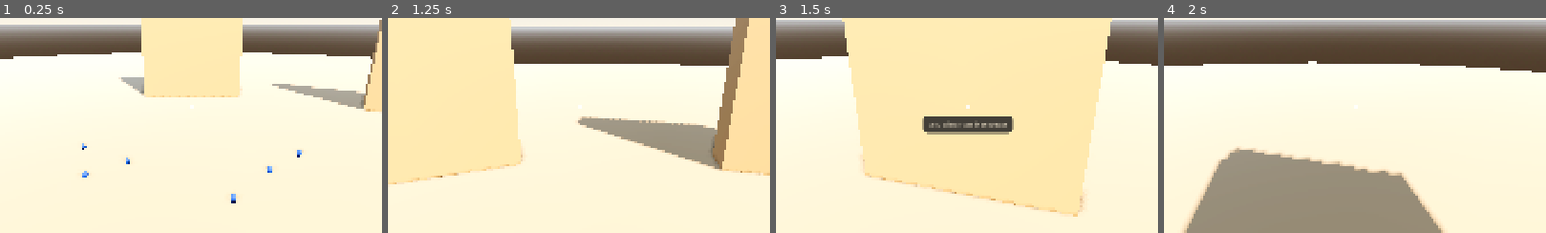
Above: before the commit, frames 1-4 (left to right).
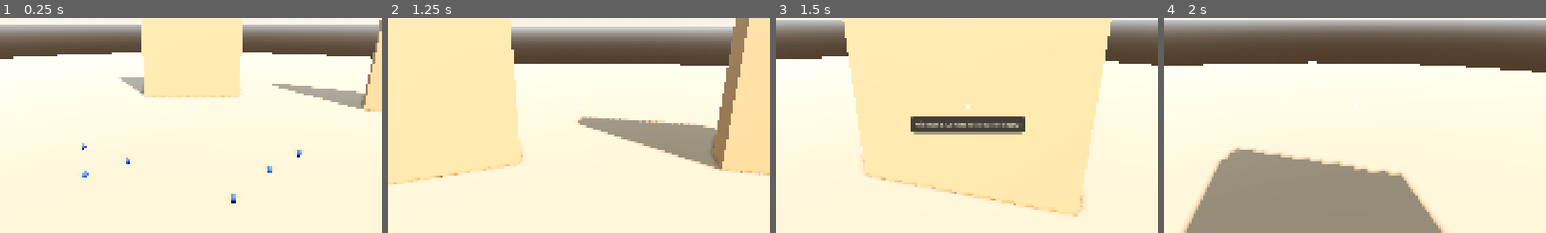
Above: after the commit, the same moments.

Repository: JS-Marinn/the-grand-eggsposition
Game: Godot game, scene res://scenes/main/game.tscn
Same seed, same stepped clock (60 frames per second), same inputs: the game is played once before the commit and once after it.
Inputs (mouse positions are % of the whole screen's width and height, from its top left):
- Up to frame 1 (0.25 s): no input
- Up to frame 2 (1.25 s): tap Enter at 0.5 s; move the mouse to (55, 50) at 0.52 s; press the mouse at (55, 50) at 0.53 s; hold W (move_forward) from 0.53 s (still down)
- Up to frame 3 (1.5 s): keep holding W (move_forward); move the mouse to (45, 50) at 1.27 s; release the mouse at (45, 50) at 1.28 s; tap Q (resonance_chime) at 1.35 s
- Up to frame 4 (2 s): keep holding W (move_forward)
The pictures show only the part of the screen within x 25-75%, y 29-79%; the shares and areas given below are measured in that part.

Frames 1-2 are identical in both runs. In frame 3, 0.9% of the frame differs, in the area x 35-66%, y 45-55%; in frame 4, nothing differs.

Commit message:
refactor(interaction): replace brittle collider.get_parent() with robust polymorphic resolvers
- Implemented _resolve_showcase() and _resolve_egg() with node ancestry and metadata traversal
- Replaced direct collider.get_parent() is ShowcaseUnit checks to prevent null reference errors
- Added context-aware HUD prompts for empty baskets and matching eggs
- Added has_matching_egg_for_showcase() in GameManager
- Added UI_BASKET_EMPTY localization key

Diff:
--- a/localization/translations.csv
+++ b/localization/translations.csv
@@ -8,6 +8,7 @@
 UI_PROMPT_SWEEP,"Hold [Click] to sweep identical eggs","Mantener [Clic] para aspirar lote"
 UI_PROMPT_JOURNAL,"[TAB] Curator's Journal","[TAB] Cuaderno del Conservador"
 UI_BASKET_CAPACITY,"Basket Capacity: %s / %s","Capacidad de Cesta: %s / %s"
+UI_BASKET_EMPTY,"(Basket Empty)","(Cesta Vacía)"
 UI_DOZEN_COMPLETED,"Dozen Completed! (12/12)","¡Docena Completada! (12/12)"
 UI_SHOWCASE_COMPLETED,"Showcase Complete! (+5 Wax Seals)","¡Vitrina Completada! (+5 Sellos de Cera)"
 UI_SEALS_LABEL,"Curator's Wax Seals:","Sellos de Cera del Conservador:"
--- a/scripts/autoload/game_manager.gd
+++ b/scripts/autoload/game_manager.gd
@@ -90,3 +90,10 @@
 ## Returns the active egg data by ID
 func get_egg_data(egg_id: int) -> EggData:
 	return egg_database.get(egg_id, null)
+
+## Returns true if the player carries an egg matching this showcase
+func has_matching_egg_for_showcase(showcase_id: int) -> bool:
+	for egg: EggData in player_basket:
+		if egg.showcase_id == showcase_id:
+			return true
+	return false
--- a/scripts/environment/showcase_unit.gd
+++ b/scripts/environment/showcase_unit.gd
@@ -40,14 +40,17 @@
 	add_child(multimesh_instance)
 
 func _setup_interaction_area() -> void:
-	interaction_area = Area3D.new()
-	var col: CollisionShape3D = CollisionShape3D.new()
-	var box: BoxShape3D = BoxShape3D.new()
-	box.size = Vector3(2.4, 2.8, 0.8) # Bounding box of the showcase
-	col.shape = box
-	col.position = Vector3(0, 1.4, 0)
-	interaction_area.add_child(col)
-	add_child(interaction_area)
+	interaction_area = get_node_or_null("InteractionArea")
+	if not interaction_area:
+		interaction_area = Area3D.new()
+		var col: CollisionShape3D = CollisionShape3D.new()
+		var box: BoxShape3D = BoxShape3D.new()
+		box.size = Vector3(2.4, 2.8, 0.8) # Bounding box of the showcase
+		col.shape = box
+		col.position = Vector3(0, 1.4, 0)
+		interaction_area.add_child(col)
+		add_child(interaction_area)
+	interaction_area.set_meta("showcase_unit", self)
 
 ## Try to deposit an egg from the player's basket into this showcase
 func try_deposit() -> bool:
--- a/scripts/player/player_controller.gd
+++ b/scripts/player/player_controller.gd
@@ -141,28 +141,83 @@
 		if hud:
 			hud.hide_prompt()
 		return
-	var collider = raycast.get_collider()
-	if collider is EggActor:
-		var egg: EggActor = collider as EggActor
+
+	var collider: Object = raycast.get_collider()
+	if not collider or not is_instance_valid(collider):
+		if hud:
+			hud.hide_prompt()
+		return
+
+	var egg: EggActor = _resolve_egg(collider)
+	if egg:
 		var egg_name: String = egg.egg_data.get_display_name() if egg.egg_data else tr("EGG_LAPIS_LAZULI")
 		if hud:
 			hud.show_prompt(tr("UI_PROMPT_PICK") + " • " + egg_name)
-	elif collider.get_parent() is ShowcaseUnit:
-		if hud:
-			hud.show_prompt(tr("UI_PROMPT_PLACE"))
-	else:
-		if hud:
-			hud.hide_prompt()
+		return
+
+	var showcase: ShowcaseUnit = _resolve_showcase(collider)
+	if showcase:
+		var title: String = tr(showcase.showcase_title)
+		if GameManager.has_matching_egg_for_showcase(showcase.showcase_id):
+			if hud:
+				hud.show_prompt(tr("UI_PROMPT_PLACE") + " • " + title)
+		elif GameManager.player_basket.is_empty():
+			if hud:
+				hud.show_prompt(title + " " + tr("UI_BASKET_EMPTY"))
+		else:
+			if hud:
+				hud.show_prompt(title)
+		return
+
+	if hud:
+		hud.hide_prompt()
 
 func _handle_interaction() -> void:
 	if not raycast or not raycast.is_colliding():
 		return
-	var collider = raycast.get_collider()
+	var collider: Object = raycast.get_collider()
+	if not collider or not is_instance_valid(collider):
+		return
+
+	var egg: EggActor = _resolve_egg(collider)
+	if egg:
+		egg.pick_up()
+		return
+
+	var showcase: ShowcaseUnit = _resolve_showcase(collider)
+	if showcase:
+		showcase.try_deposit()
+
+## Safely resolves a ShowcaseUnit from a collider
+func _resolve_showcase(collider: Object) -> ShowcaseUnit:
+	if not collider or not is_instance_valid(collider):
+		return null
+	if collider is ShowcaseUnit:
+		return collider as ShowcaseUnit
+	if collider.has_meta("showcase_unit"):
+		var meta_unit = collider.get_meta("showcase_unit")
+		if meta_unit is ShowcaseUnit and is_instance_valid(meta_unit):
+			return meta_unit as ShowcaseUnit
+	if collider is Node:
+		var parent: Node = (collider as Node).get_parent()
+		if parent is ShowcaseUnit:
+			return parent as ShowcaseUnit
+		var owner_node: Node = (collider as Node).owner
+		if owner_node is ShowcaseUnit:
+			return owner_node as ShowcaseUnit
+	return null
+
+## Safely resolves an EggActor from a collider
+func _resolve_egg(collider: Object) -> EggActor:
+	if not collider or not is_instance_valid(collider):
+		return null
 	if collider is EggActor:
-		collider.pick_up()
-	elif collider.get_parent() is ShowcaseUnit:
-		var showcase: ShowcaseUnit = collider.get_parent() as ShowcaseUnit
-		showcase.try_deposit()
+		return collider as EggActor
+	if collider is Node:
+		var parent: Node = (collider as Node).get_parent()
+		if parent is EggActor:
+			return parent as EggActor
+	return null
 
 func _trigger_resonance() -> void:
 	AudioManager.play_chime(global_position)
